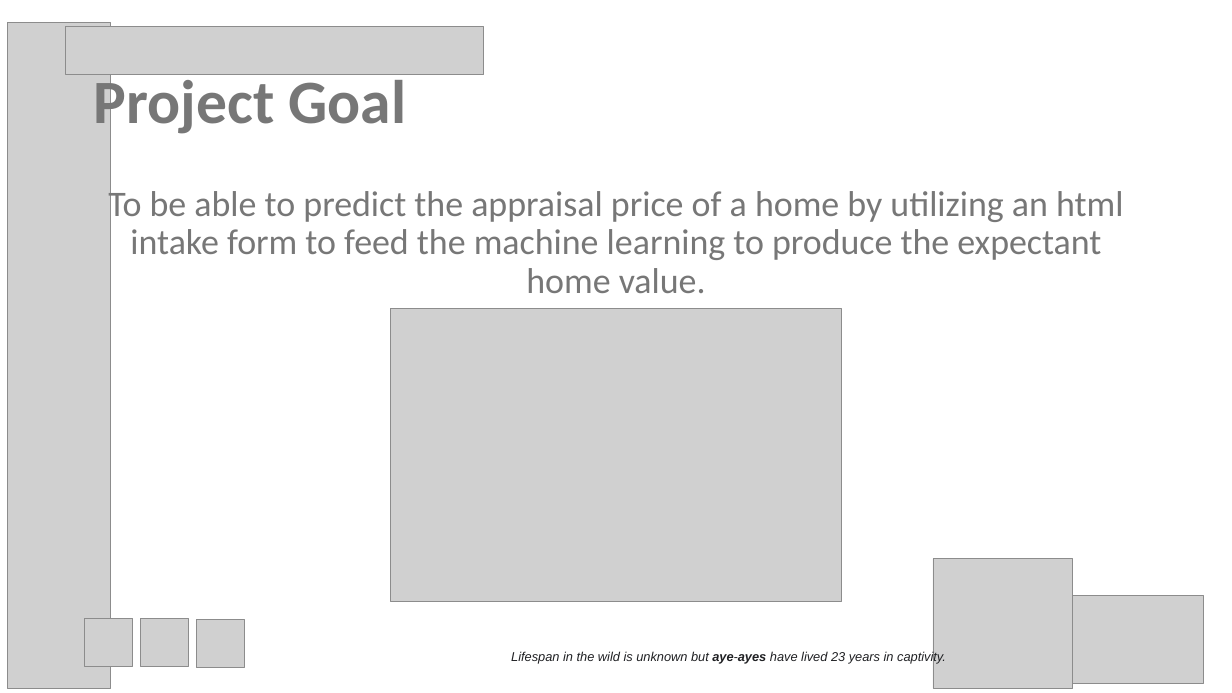
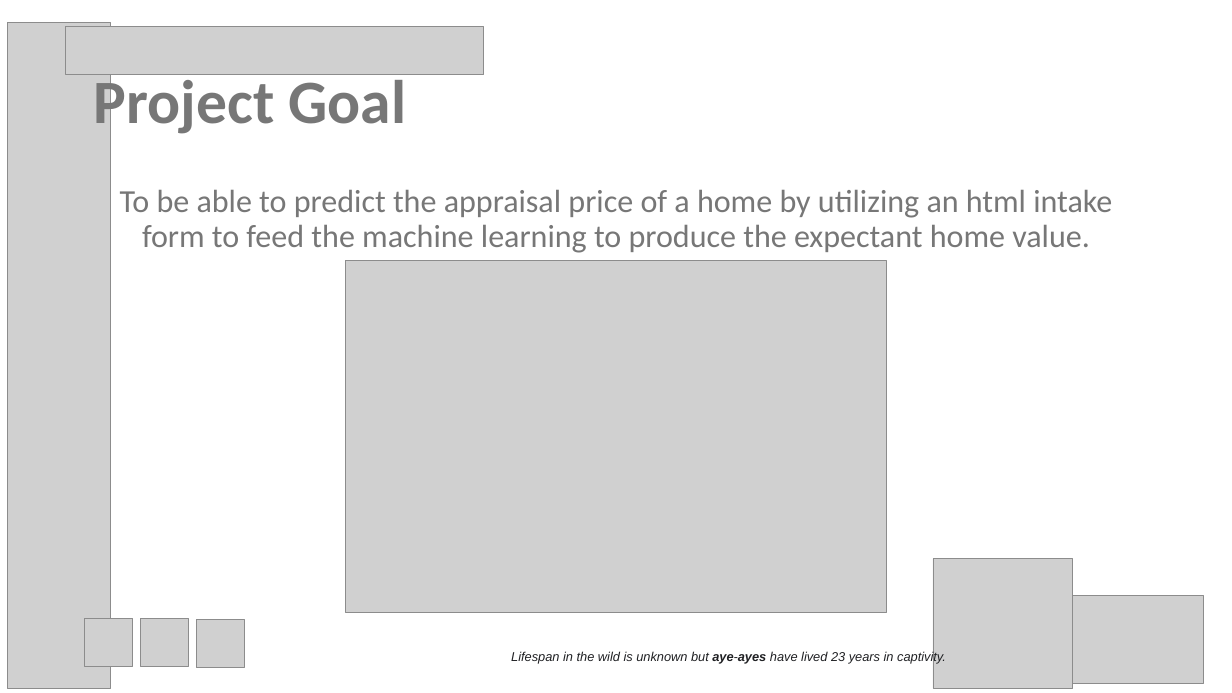
Before and after one commit to psychicesp/AI-AI, a slide deck: slide 3 of Project3_Presentation.pptx. Drawn at 1232x693 pixels with LibreOffice and Linux fonts; fonts in the diff are those of the drawing; grey boxes stand for pictures. Boxes give left, top, right and bottom in pixels: in the first picture for what was removed or moved away, otherwise in the second. Text is boxed around its words. In the diff, an @@ line names an element or a change of style, - is before the commit and + after.

```diff
--- a/Project3_Presentation.pptx
+++ b/Project3_Presentation.pptx
@@ text "To be able to predict ..." at [120,190,1112,253]: size 28 to 25 pt @@
@@ picture: place and size @@
-picture at [391,309,842,602]
+picture at [346,261,886,612]
```
Also in this commit, not shown: 8 other slides changed, 2 slides added, 2 other files.
